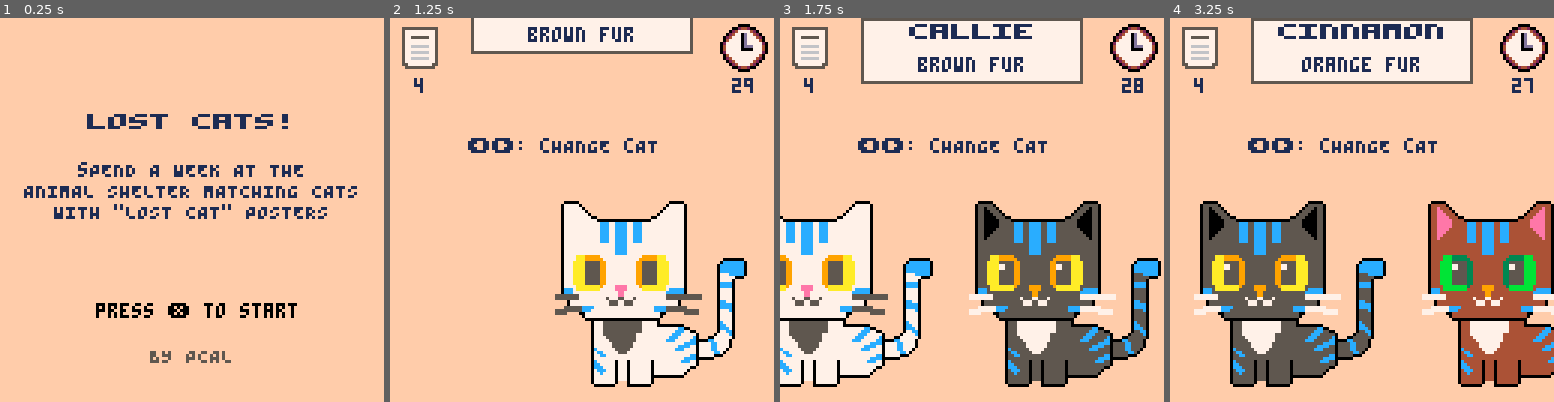
Above: before the commit, frames 1-4 (left to right).
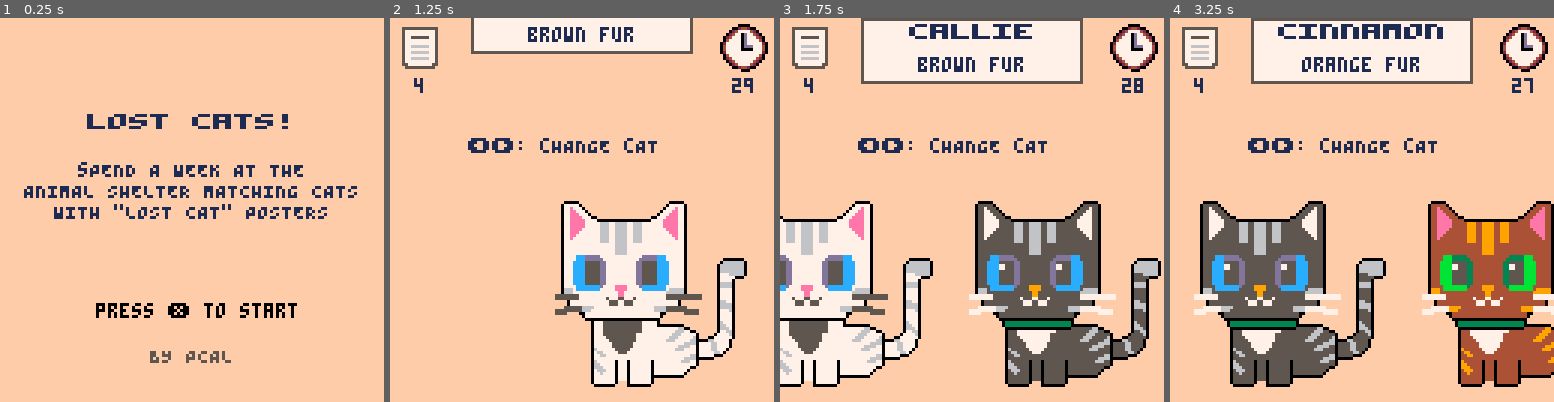
Above: after the commit, the same moments.

Repository: pcal43/pico8-papurrs-please
Game: PICO-8 cartridge pico8-home/carts/lost-cats.p8
The game is run twice, just before and just after one commit, with the same random seed, the same clock (stepped at 60 frames per second) and the same inputs.
Inputs:
- Up to frame 1 (0.25 s): no input
- Up to frame 2 (1.25 s): tap X (X key) at 0.33, 1.07 s; tap O (Z key) at 0.7 s
- Up to frame 3 (1.75 s): hold Right from 1.6 s (still down); tap O (Z key) at 1.7 s
- Up to frame 4 (3.25 s): tap X (X key) at 1.85, 2.97 s; release Right at 2.1 s; tap O (Z key) at 2.1, 2.5, 2.9 s; hold Up 2.15-2.42 s; hold Right 2.47-3.03 s; hold Left from 3.08 s (still down)

Frame 1 is identical in both runs. In frame 2, 2.9% of the frame differs, in the area x 45-93%, y 13-93%; in frame 3, 5.6%, in the area x 0-99%, y 13-93%; in frame 4, 4.7%.

Commit message:
checkpoint

Diff:
--- a/pico8-home/carts/lost-cats.p8
+++ b/pico8-home/carts/lost-cats.p8
@@ -46,23 +46,23 @@
 ff011e111111111ccc11cccc11ccc11111111111e110ffffffffffffffffffff5555444554445555ff024777777420ff000000bbbb0000000088000000008880
 ff0111111111111ccc11cccc11ccc111111111111110ffffffffffffffffffffff00444444440ffffff0247777420fff0000000bb00000000880000000000088
 ff011111111111111111cccc11111111111111111110fffffffffffffffffffffff004444440ffffffff00244200ffff00000000000000008800000000000000
-ff011111111111111111cccc11111111111111111110fffffffffffffffffffffffff000000fffffffffff0000ffffff00000000000000000000000000000000
-ff011111111111111111cccc11111111111111111110ffffffffffffffffffffffffffffffffffff000000000000000000000011111100000000000000000000
-ff011111111111111111cccc11111111111111111110ffffffffffffffffffffff555555555555ff000000000000000000000111111110000000000000000000
-ff01111bbb333331111111111111133333bbb1111110ffffffffffffffffffffff577777777775ff000000000000000000001110000111000000000000000000
-ff01111bbb333333111111111111333333bbb1111110ffffffffffff0000000fff577777777775ff000000000000000000011100000011000000000000000000
-ff0111bbbb555553311111111113355555bbbb111110fffffffffff0ccccccc0ff577555555775ff000000000000000000011000000011000000000000000000
-ff0111bbbb775553311111111113377555bbbb111110ffffffffff0cccccccc0ff577777777775ff000000000000000000011000000011000000000000000000
-ff0111bbbb775553311111111113377555bbbb111110ffffffffff0cccccccc0ff577777777775ff000000000000000000000000000110000000000000000000
-ff0111bbbb555553311111111113355555bbbb111110ffffffffff0cccccccc0ff577666666775ff000000000000000000000000001110000000000000000000
-ff0111bbbb555553311111111113355555bbbb111110ffffffffff0111ccccc0ff577777777775ff000000000000000000000000111100000000000000000000
-ff0111bbbb555553311111111113355555bbbb111110ffffffffff011111000fff577666666775ff000000000000000000000001111000000000000000000000
-ff0111bbbb555553311111111113355555bbbb111110ffffffffff011110ffffff577777777775ff000000000000000000000001110000000000000000000000
-ff0111bbbb555553311111111113355555bbbb111110ffffffffff0cccc0ffffff577666666775ff000000000000000000000001110000000000000000000000
+ff011111111111111111cccc11111111111111111110fffffffffffffffffffffffff000000ffffffffffff000ffffff00000000000000000000000000000000
+ff011111111111111111cccc11111111111111111110ffffffffffffffffffffffffffffffffffffffffffffffffffffffffffffffffffff0000001111110000
+ff011111111111111111cccc11111111111111111110ffffffffffffffffffffff555555555555ffff0000ffffffffffffffffffffffffff0000011111111000
+ff01111bbb333331111111111111133333bbb1111110ffffffffffffffffffffff577777777775ffff0660ff0000000000000000000000000000111000011100
+ff01111bbb333333111111111111333333bbb1111110ffffffffffff0000000fff577777777775ffff0990ff0eeeeeeeeeeeeeeeeeeeeee00001110000001100
+ff0111bbbb555553311111111113355555bbbb111110fffffffffff0ccccccc0ff577555555775fff09aa90f0eeeeeeeeeeeeeeeeeeeeee00001100000001100
+ff0111bbbb775553311111111113377555bbbb111110ffffffffff0cccccccc0ff577777777775fff099990ff0000000000000000000000f0001100000001100
+ff0111bbbb775553311111111113377555bbbb111110ffffffffff0cccccccc0ff577777777775ffff0000ffffffffffffffffffffffffff0000000000011000
+ff0111bbbb555553311111111113355555bbbb111110ffffffffff0cccccccc0ff577666666775ffffffffffffffffffffffffffffffffff0000000000111000
+ff0111bbbb555553311111111113355555bbbb111110ffffffffff0111ccccc0ff577777777775ff000000000000000000000000000000000000000011110000
+ff0111bbbb555553311111111113355555bbbb111110ffffffffff011111000fff577666666775ff000000000000000000000000000000000000000111100000
+ff0111bbbb555553311111111113355555bbbb111110ffffffffff011110ffffff577777777775ff000000000000000000000000000000000000000111000000
+ff0111bbbb555553311111111113355555bbbb111110ffffffffff0cccc0ffffff577666666775ff000000000000000000000000000000000000000111000000
 ff01111bbbbbbbb31111999911113bbbbbbbb1111110ffffffffff0cccc0ffffff577777777775ff000000000000000000000000000000000000000000000000
 ff0ccc1bbbbbbbb11111999911111bbbbbbbb1ccccc0ffffffffff011110ffffff557777777755ff000000000000000000000000000000000000000000000000
-ff0ccc1111111111111119911111111111111cccccc0ffffffffff011110fffffff5555555555fff000000000000000000000001110000000000000000000000
-7777777711111111111119911111111111111777777777777fffff011110ffffffffffffffffffff000000000000000000000001110000000000000000000000
+ff0ccc1111111111111119911111111111111cccccc0ffffffffff011110fffffff5555555555fff000000000000000000000000000000000000000111000000
+7777777711111111111119911111111111111777777777777fffff011110ffffffffffffffffffff000000000000000000000000000000000000000111000000
 7777777711111111171117711171111111111777777777777fffff011110ffffffffffffffffffffffffffffffffffffffffffff000000000000000000000000
 ffff01111111111111777117771111111111111110ffffffffffff0cc110ffffffffffffffffffffffffffffffffffffffffffff000000000000000000000000
 ffff01111111111111777117771111111111111110ffffffffffff0cccc0ffffffffffffffffffffffffffffffffffffffffffff000000000000000000000000
--- a/pico8-home/carts/src/Cat.lua
+++ b/pico8-home/carts/src/Cat.lua
@@ -12,6 +12,9 @@
         pal(ORANGE, traits[FUR_COLOR].nose)
         pal(BLACK, traits[FUR_COLOR].outline)
 
+        pal(BLUE, traits[FUR_COLOR].stripes) --FIXME
+
+
         pal(DARK_GREEN, traits[EYE_COLOR].inner)
         pal(GREEN, traits[EYE_COLOR].outer)
         pal(PINK, traits[EAR_COLOR].color)
@@ -19,15 +22,20 @@
 
         spr(self.spriteId, x - 64 / 2, y - 63, 8, 8)
         pal()
-        palt()
 
+        if traits[COLLAR_COLOR].color != -1 then
+            palt(BLACK, false)
+            palt(PEACH, true)
+            pal(PINK, traits[COLLAR_COLOR].color)
+            spr(COLLAR_SPRITE, x - 64 / 2 + 11, y - 36 + 10, 3, 1)
+            pal()
+        end
     end
 
     return self
 end
 
 TUXEDO_CAT = CatTemplate.new(0)
-
 
 Cat = {}
 Cat.new = function(catTemplate, traits)
--- a/pico8-home/carts/src/GameScreen.lua
+++ b/pico8-home/carts/src/GameScreen.lua
@@ -245,8 +245,7 @@
 
     function self.doTimesUp()
         self.coroutine = cocreate(function()
-            -- Display final score
-            self.centerMessage = "\^wtIMES UP!  lET'S CHECK"
+            self.centerMessage = "\^wtimes up!"
             for j = 1, 3 * TICKS_PER_SECOND do
                 yield()
             end
@@ -256,8 +255,7 @@
 
     function self.doAllChosen()
         self.coroutine = cocreate(function()
-            -- Display final score
-            self.centerMessage = "\^waLL dONE!"
+            self.centerMessage = "\^wall done!"
             for j = 1, 2 * TICKS_PER_SECOND do
                 yield()
             end
--- a/pico8-home/carts/src/Global.lua
+++ b/pico8-home/carts/src/Global.lua
@@ -54,14 +54,16 @@
 EYE_COLOR = 2
 FUR_PATTERN = 3
 EAR_COLOR = 4
-COLLAR = 5
+COLLAR_COLOR = 5
 
 POSTER_ICON = 40
 CAT_ICON = 8
 CLOCK_ICON = 10
 MATCH_ICON = 12
 BAD_MATCH_ICON = 14
-QUESTION_ICON = 44
+QUESTION_ICON = 46
+BELL_SPRITE = 42
+COLLAR_SPRITE = 43
 
 
 WEEKDAYS = {
@@ -70,6 +72,7 @@
         posters = 4,
         cats = 5,
         time = 30,
+        catTraits = { FUR_COLOR, EYE_COLOR },
         traits = { FUR_COLOR },
         minTraits = 1,
         maxTraits = 1
@@ -79,6 +82,7 @@
         posters = 5,
         cats = 8,
         time = 45,
+        catTraits = { FUR_COLOR, EYE_COLOR, COLLAR_COLOR },
         traits = { FUR_COLOR, EYE_COLOR },
         minTraits = 2,
         maxTraits = 2
@@ -88,7 +92,8 @@
         posters = 10,
         cats = 15,
         time = 45,
-        traits = { FUR_COLOR, EYE_COLOR, EAR_COLOR },
+        catTraits = { FUR_COLOR, EYE_COLOR, COLLAR_COLOR },
+        traits = { FUR_COLOR, EYE_COLOR, COLLAR_COLOR },
         minTraits = 3,
         maxTraits = 3
     },
@@ -97,7 +102,8 @@
         posters = 15,
         cats = 25,
         time = 60,
-        traits = { FUR_COLOR, EYE_COLOR, EAR_COLOR },
+        catTraits = { FUR_COLOR, EYE_COLOR, COLLAR_COLOR },
+        traits = { FUR_COLOR, EYE_COLOR, COLLAR_COLOR, EAR_COLOR },
         minTraits = 3,
         maxTraits = 3
     },
@@ -106,6 +112,7 @@
         posters = 20,
         cats = 50,
         time = 90,
+        catTraits = { FUR_COLOR, EYE_COLOR, COLLAR_COLOR },
         traits = { FUR_COLOR, EYE_COLOR, EAR_COLOR },
         minTraits = 3,
         maxTraits = 3
--- a/pico8-home/carts/src/Traits.lua
+++ b/pico8-home/carts/src/Traits.lua
@@ -2,7 +2,8 @@
 TraitKeys = {
   FUR_COLOR,
   EYE_COLOR,
-  EAR_COLOR
+  EAR_COLOR,
+  COLLAR_COLOR
 }
 
 TraitValues = {}
@@ -19,7 +20,7 @@
    },
 }
 
-TraitValues[COLLAR] = {
+TraitValues[COLLAR_COLOR] = {
     {
       name = "no collar",
       color = -1
@@ -31,6 +32,14 @@
     {
       name = "green collar",
       color = DARK_GREEN
+    },
+    {
+      name = "blue collar",
+      color = BLUE
+    },
+    {
+      name = "red collar",
+      color = RED
     }
 }
 
Not shown, added: mockups/bell.png
Not shown, added: mockups/collar.png
